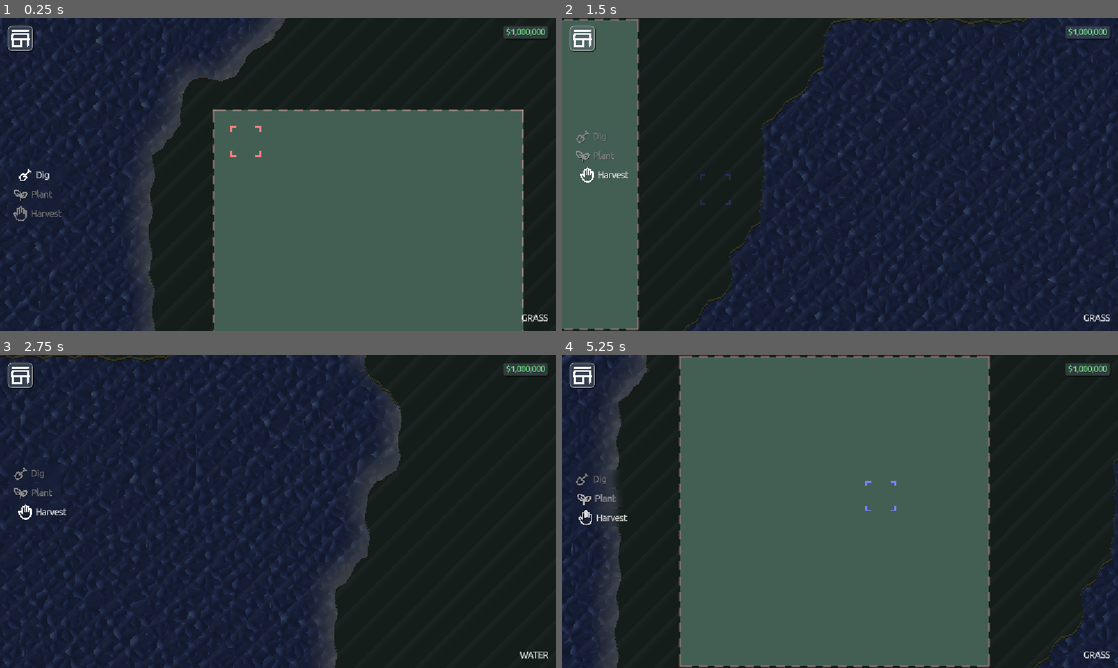
Above: before the commit, frames 1-4 (two rows, left to right).
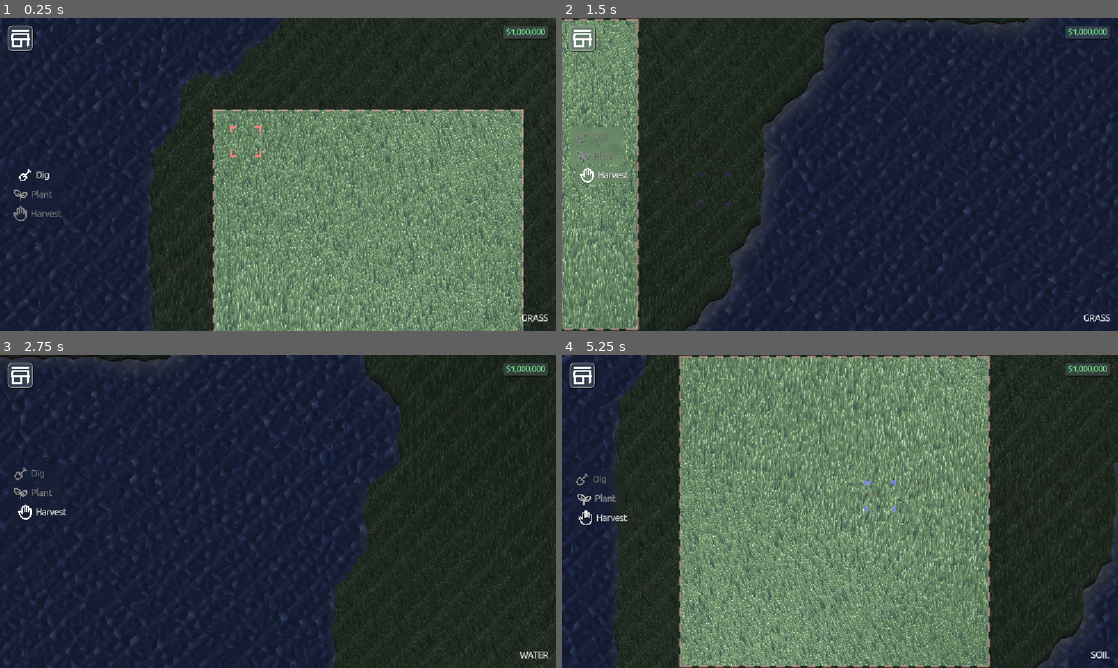
Above: after the commit, the same moments.

Repository: Glitch752/FarmAndFortune
Game: Godot game, scene res://scenes/Level.tscn
Same seed, same stepped clock (60 frames per second), same inputs: the game is played once before the commit and once after it.
Inputs (mouse positions are in pixels of both pictures, inside the frame that each line leads up to):
- Up to frame 1 (0.25 s): no input
- Up to frame 2 (1.5 s): tap Enter at 0.5 s; move the mouse to (962, 158) at 0.52 s; press the mouse at (962, 158) at 0.53 s; hold D (move_right) 0.53-1.28 s; move the mouse to (728, 190) at 1.27 s; release the mouse at (728, 190) at 1.28 s; hold - (cycle_active_backward) from 1.28 s (still down); click (728, 190) at 1.35 s
- Up to frame 3 (2.75 s): move the mouse to (333, 442) at 2.02 s; release - (cycle_active_backward) at 2.03 s; press the mouse at (333, 442) at 2.03 s; hold D (move_right) from 2.03 s (still down); tap Alt at 2.1 s
- Up to frame 4 (5.25 s): move the mouse to (812, 574) at 2.77 s; release D (move_right) at 2.78 s; release the mouse at (812, 574) at 2.78 s; hold = (cycle_active_forward) 2.78-3.53 s; tap one key every 0.75 s from 2.85 s: Shift 1 2 3; click (812, 574) at 3.05 s; move the mouse to (1006, 558) at 3.52 s; press the mouse at (1006, 558) at 3.53 s; hold A (move_left) 3.53-5.03 s; move the mouse to (673, 464) at 4.27 s; release the mouse at (673, 464) at 4.28 s; click (673, 464) at 4.55 s; move the mouse to (867, 511) at 5.02 s; press the mouse at (867, 511) at 5.03 s; hold - (cycle_active_backward) from 5.03 s (still down)

The runs differ from the first frame. In frame 1, 33% of the frame differs, in the area x 24-100%, y 0-100%; in frame 2, 13%; in frame 3, 2.7%; in frame 4, 46%, in the area x 7-100%, y 0-100%.

Commit message:
Update marching squares chunk meshes when terrain changes

Diff:
--- a/project.godot
+++ b/project.godot
@@ -76,6 +76,12 @@
 , Object(InputEventJoypadButton,"resource_local_to_scene":false,"resource_name":"","device":-1,"button_index":9,"pressure":0.0,"pressed":false,"script":null)
 ]
 }
+interact={
+"deadzone": 0.2,
+"events": [Object(InputEventMouseButton,"resource_local_to_scene":false,"resource_name":"","device":-1,"window_id":0,"alt_pressed":false,"shift_pressed":false,"ctrl_pressed":false,"meta_pressed":false,"button_mask":0,"position":Vector2(0, 0),"global_position":Vector2(0, 0),"factor":1.0,"button_index":1,"canceled":false,"pressed":false,"double_click":false,"script":null)
+, Object(InputEventJoypadButton,"resource_local_to_scene":false,"resource_name":"","device":-1,"button_index":0,"pressure":0.0,"pressed":false,"script":null)
+]
+}
 
 [rendering]
 
--- a/scenes/Chunk.tscn
+++ b/scenes/Chunk.tscn
@@ -1,12 +1,13 @@
-[gd_scene load_steps=8 format=3 uid="uid://brwdoqe1trhyn"]
+[gd_scene load_steps=15 format=3 uid="uid://brwdoqe1trhyn"]
 
 [ext_resource type="Script" uid="uid://qelv7y1ox7hi" path="res://world/chunks/chunk.gd" id="1_hq0pm"]
 [ext_resource type="Shader" uid="uid://b5yvihuuu18ex" path="res://graphics/water.gdshader" id="2_o3c2t"]
 [ext_resource type="Script" uid="uid://c1u7imhx7fpqr" path="res://world/chunks/water/water.gd" id="3_gbv6n"]
 [ext_resource type="PackedScene" uid="uid://6ef38i4nu0r2" path="res://world/chunks/GroundMesh.tscn" id="4_hq0pm"]
 [ext_resource type="PackedScene" uid="uid://big08vlywlkf0" path="res://world/chunks/outline/outline.tscn" id="4_unaa7"]
+[ext_resource type="Script" uid="uid://5ac4txrji5f3" path="res://world/chunks/ground_layer.gd" id="5_o3c2t"]
 
-[sub_resource type="ShaderMaterial" id="ShaderMaterial_hq0pm"]
+[sub_resource type="ShaderMaterial" id="ShaderMaterial_o3c2t"]
 shader = ExtResource("2_o3c2t")
 shader_parameter/WATER_BASE_COLOR = Color(0.2132, 0.2899, 0.52, 1)
 shader_parameter/UV_OFFSET = Vector2(0, 0)
@@ -14,12 +15,48 @@
 
 [sub_resource type="PlaceholderTexture2D" id="PlaceholderTexture2D_xtyve"]
 
+[sub_resource type="Resource" id="Resource_o3c2t"]
+script = ExtResource("5_o3c2t")
+color = Color(0.36078432, 0.2901961, 0.23529412, 1)
+y_offset = 0.5
+metadata/_custom_type_script = "uid://5ac4txrji5f3"
+
+[sub_resource type="Resource" id="Resource_7832n"]
+script = ExtResource("5_o3c2t")
+color = Color(0.58431375, 0.65882355, 0.41568628, 1)
+y_offset = 1.0
+metadata/_custom_type_script = "uid://5ac4txrji5f3"
+
+[sub_resource type="Resource" id="Resource_pgmgs"]
+script = ExtResource("5_o3c2t")
+color = Color(0.36078432, 0.2901961, 0.23529412, 1)
+y_offset = -0.5
+metadata/_custom_type_script = "uid://5ac4txrji5f3"
+
+[sub_resource type="Resource" id="Resource_v74x4"]
+script = ExtResource("5_o3c2t")
+color = Color(0.35686275, 0.22745098, 0.1254902, 1)
+y_offset = 1.5
+metadata/_custom_type_script = "uid://5ac4txrji5f3"
+
+[sub_resource type="Resource" id="Resource_1scgv"]
+script = ExtResource("5_o3c2t")
+color = Color(0.2627451, 0.37254903, 0.32941177, 1)
+y_offset = 0.5
+metadata/_custom_type_script = "uid://5ac4txrji5f3"
+
+[sub_resource type="Resource" id="Resource_gbv6n"]
+script = ExtResource("5_o3c2t")
+color = Color(0.1342, 0.22, 0.18568, 1)
+y_offset = 1.0
+metadata/_custom_type_script = "uid://5ac4txrji5f3"
+
 [node name="Chunk" type="Node2D"]
 script = ExtResource("1_hq0pm")
 
 [node name="Water" type="Polygon2D" parent="."]
 z_index = -100
-material = SubResource("ShaderMaterial_hq0pm")
+material = SubResource("ShaderMaterial_o3c2t")
 position = Vector2(80, 80)
 texture = SubResource("PlaceholderTexture2D_xtyve")
 polygon = PackedVector2Array(-80, -80, 80, -80, 80, 80, -80, 80)
@@ -30,6 +67,16 @@
 unique_name_in_owner = true
 
 [node name="UnderMesh" parent="Ground" instance=ExtResource("4_hq0pm")]
+terrain_types = Array[int]([0, 1, 2])
+layers = Array[ExtResource("5_o3c2t")]([SubResource("Resource_o3c2t"), SubResource("Resource_7832n"), SubResource("Resource_pgmgs"), SubResource("Resource_v74x4")])
+update_on_changes = false
+
+[node name="GrassMesh" parent="Ground" instance=ExtResource("4_hq0pm")]
+z_index = 4
+z_as_relative = false
+terrain_types = Array[int]([0, 1])
+layers = Array[ExtResource("5_o3c2t")]([SubResource("Resource_1scgv"), SubResource("Resource_gbv6n")])
 
 [node name="Outline" parent="." instance=ExtResource("4_unaa7")]
+z_index = 20
 position = Vector2(80, 80)
--- a/scripts/interaction_singleton.gd
+++ b/scripts/interaction_singleton.gd
@@ -62,3 +62,21 @@
         cycle(-1)
         get_viewport().set_input_as_handled()
         return
+
+func interact():
+    match current_interaction:
+        InteractionType.Dig:
+            dig_at_tile(highlighted_tile)
+        InteractionType.Plant:
+            plant_at_tile(highlighted_tile)
+        InteractionType.Harvest:
+            harvest_at_tile(highlighted_tile)
+
+func dig_at_tile(tile: Vector2i) -> void:
+    if MapSingleton.get_terrain_at(tile) == MapSingleton.TerrainType.GRASS:
+        MapSingleton.set_terrain_at(tile, MapSingleton.TerrainType.SOIL)
+
+func plant_at_tile(tile: Vector2i) -> void:
+    pass
+func harvest_at_tile(tile: Vector2i) -> void:
+    pass
--- a/scripts/map_chunk.gd
+++ b/scripts/map_chunk.gd
@@ -3,6 +3,10 @@
 
 var chunk_position: Vector2i = Vector2i.ZERO
 
+# Emitted when the half-tile offset chunk around this one is changed
+# (meaning either this chunk or an up/left neighbor).
+# Used to regenerate chunks' ground meshes.
+signal half_tile_changed()
 var terrain_types: PackedByteArray
 
 var _cell_geometry_cache: Dictionary[Vector2i, Array] = {}
@@ -58,11 +62,22 @@
 
     return false
 
-func _get_terrain_at(local_pos: Vector2i) -> MapSingleton.TerrainType:
+func is_tile_in_chunk(tile: Vector2i) -> bool:
+    return tile.x >= 0 and tile.x < MapSingleton.CHUNK_SIZE and tile.y >= 0 and tile.y < MapSingleton.CHUNK_SIZE
+
+func get_terrain_at(local_pos: Vector2i) -> MapSingleton.TerrainType:
     var index = local_pos.y * MapSingleton.CHUNK_SIZE + local_pos.x
     if index < 0 or index >= terrain_types.size():
         return MapSingleton.TerrainType.NONE
     return terrain_types[index] as MapSingleton.TerrainType
 
-func is_tile_in_chunk(tile: Vector2i) -> bool:
-    return tile.x >= 0 and tile.x < MapSingleton.CHUNK_SIZE and tile.y >= 0 and tile.y < MapSingleton.CHUNK_SIZE
+## Sets the terrain at the given local position and returns if it changed.
+## Doesn't emit signals.
+func set_terrain_at(local_pos: Vector2i, terrain: MapSingleton.TerrainType) -> bool:
+    var index = local_pos.y * MapSingleton.CHUNK_SIZE + local_pos.x
+    if index < 0 or index >= terrain_types.size():
+        return false
+    if terrain_types[index] == terrain:
+        return false
+    terrain_types[index] = terrain
+    return true
--- a/scripts/map_singleton.gd
+++ b/scripts/map_singleton.gd
@@ -8,6 +8,7 @@
 enum TerrainType {
     NONE,
     GRASS,
+    SOIL,
     WATER
 }
 
@@ -21,6 +22,7 @@
         floor(world_pos.y / float(CHUNK_SIZE * TILE_SIZE))
     )
     return get_chunk_at(chunk_pos)
+
 func get_terrain_at(tile_pos: Vector2i) -> TerrainType:
     var chunk_pos = Vector2i(
         floor(tile_pos.x / float(CHUNK_SIZE)),
@@ -33,13 +35,41 @@
     var chunk = get_chunk_at(chunk_pos)
     if chunk == null:
         return TerrainType.NONE
-    return chunk._get_terrain_at(local_pos)
+    return chunk.get_terrain_at(local_pos)
 func get_terrain_at_world(world_pos: Vector2) -> TerrainType:
     var tile_pos = Vector2i(
         floor(world_pos.x / float(TILE_SIZE)),
         floor(world_pos.y / float(TILE_SIZE))
     )
     return get_terrain_at(tile_pos)
+
+func set_terrain_at(tile_pos: Vector2i, terrain: TerrainType) -> void:
+    var chunk_pos = Vector2i(
+        floor(tile_pos.x / float(CHUNK_SIZE)),
+        floor(tile_pos.y / float(CHUNK_SIZE))
+    )
+    var local_pos = Vector2i(
+        tile_pos.x % CHUNK_SIZE,
+        tile_pos.y % CHUNK_SIZE
+    )
+    var chunk = get_chunk_at(chunk_pos)
+    if chunk == null:
+        return
+    if chunk.set_terrain_at(local_pos, terrain):
+        # The tile changed; update all required chunks
+        chunk.half_tile_changed.emit()
+        if local_pos.x == 0:
+            var left_chunk = get_chunk_at(chunk_pos + Vector2i(-1, 0))
+            if left_chunk != null:
+                left_chunk.half_tile_changed.emit()
+        if local_pos.y == 0:
+            var up_chunk = get_chunk_at(chunk_pos + Vector2i(0, -1))
+            if up_chunk != null:
+                up_chunk.half_tile_changed.emit()
+        if local_pos.x == 0 and local_pos.y == 0:
+            var up_left_chunk = get_chunk_at(chunk_pos + Vector2i(-1, -1))
+            if up_left_chunk != null:
+                up_left_chunk.half_tile_changed.emit()
 
 func tile_to_world_position(tile_pos: Vector2i) -> Vector2:
     return Vector2(
@@ -53,6 +83,7 @@
     )
 
 func check_grass_at_position(pos: Vector2):
+    pos = pos - Vector2.ONE * TILE_SIZE / 2.
     var chunk = get_chunk_at_world(pos)
     if chunk == null:
         return false
--- a/ui/Interaction.tscn
+++ b/ui/Interaction.tscn
@@ -4,8 +4,9 @@
 [ext_resource type="PackedScene" uid="uid://dubicjcr4ojb8" path="res://ui/InteractionHighlight.tscn" id="2_hkuyk"]
 
 [node name="Interaction" type="Node2D"]
+z_index = 10
 script = ExtResource("1_ato7f")
 
 [node name="InteractionHighlight" parent="." instance=ExtResource("2_hkuyk")]
 unique_name_in_owner = true
-z_index = 0
+z_index = 10
--- a/ui/interaction.gd
+++ b/ui/interaction.gd
@@ -31,3 +31,7 @@
 func _process(_d) -> void:
     var pos = get_viewport().get_camera_2d().get_global_mouse_position()
     highlighted_tile = MapSingleton.world_to_tile_position(pos)
+
+    if Input.is_action_pressed("interact"):
+        InteractionSingleton.interact()
+        get_viewport().set_input_as_handled()
--- a/world/chunks/GroundMesh.tscn
+++ b/world/chunks/GroundMesh.tscn
@@ -32,18 +32,3 @@
 polygon = PackedVector2Array(0, 0, 160, 0, 160, 180, 0, 180)
 script = ExtResource("1_cin2m")
 layers = Array[ExtResource("2_pgmgs")]([SubResource("Resource_v74x4"), SubResource("Resource_pgmgs"), SubResource("Resource_7832n"), SubResource("Resource_1scgv")])
-
-[node name="Dirt" type="MeshInstance2D" parent="."]
-modulate = Color(0.35686275, 0.22745098, 0.1254902, 1)
-position = Vector2(0, 1.5)
-
-[node name="Dirt2" type="MeshInstance2D" parent="."]
-modulate = Color(0.36, 0.28860003, 0.234, 1)
-position = Vector2(0, -0.5)
-
-[node name="Sand" type="MeshInstance2D" parent="."]
-modulate = Color(0.58431375, 0.65882355, 0.41568628, 1)
-position = Vector2(0, 1)
-
-[node name="Grass" type="MeshInstance2D" parent="."]
-modulate = Color(0.2627451, 0.37254903, 0.32941177, 1)
--- a/world/chunks/chunk.gd
+++ b/world/chunks/chunk.gd
@@ -16,7 +16,8 @@
 func generate() -> void:
     chunk_data = MapSingleton.get_chunk_at(chunk_position)
 
-    $%Ground/UnderMesh.init(chunk_data, chunk_position)
+    for ground_mesh in $%Ground.get_children():
+        ground_mesh.init(chunk_data, chunk_position)
 
     chunk_data.generate_grass_position_cache()
 
@@ -30,12 +31,13 @@
 func _on_camera_visibility_changed(new_visibility: bool) -> void:
     visible_to_camera = new_visibility
 
-    #if new_visibility:
-        #var grass = preload("./grass/grass.tscn").instantiate()
-        #grass.position = Vector2.ONE * (MapSingleton.TILE_SIZE * MapSingleton.CHUNK_SIZE / 2.)
-        #grass.name = "Grass"
-        #$%Ground.add_child(grass)
-    #else:
-        #var grass = $%Ground.get_node_or_null("Grass")
-        #if grass:
-            #grass.queue_free()
+    if new_visibility:
+        var grass = preload("./grass/grass.tscn").instantiate()
+        grass.position = Vector2.ONE * (MapSingleton.TILE_SIZE * MapSingleton.CHUNK_SIZE / 2.)
+        grass.name = "Grass"
+        grass.z_index = 10
+        $%Ground.add_child(grass)
+    else:
+        var grass = $%Ground.get_node_or_null("Grass")
+        if grass:
+            grass.queue_free()
--- a/world/chunks/ground_mesh.gd
+++ b/world/chunks/ground_mesh.gd
@@ -11,9 +11,12 @@
 
 var ground_mesh: ArrayMesh = null
 
+## This is a hack, but easier than manually checking if we need to update lol
+@export var update_on_changes: bool = true
+
 func _ready():
     # Add a child MeshInstance2D for each layer
-    var i = 0
+    var i = layers.size()
     for layer in layers:
         var mesh_instance = MeshInstance2D.new()
         mesh_instance.modulate = layer.color
@@ -28,10 +31,17 @@
         for child in get_children():
             child.mesh = ground_mesh
 
+    if update_on_changes:
+        chunk_data.half_tile_changed.connect(_on_terrain_changed)
+
+# Should be called before _ready.
 func init(data: MapChunk, pos: Vector2i):
     chunk_data = data
     chunk_position = pos
 
+    generate_ground_polygon()
+
+func _on_terrain_changed():
     generate_ground_polygon()
 
 ## uses marching squares to generate a ground polygon based on the terrain types of the map
@@ -39,9 +49,9 @@
     chunk_data._cell_geometry_cache.clear()
 
     var is_filled = func(pos: Vector2i):
-        return MapSingleton.get_terrain_at(
+        return terrain_types.has(MapSingleton.get_terrain_at(
             pos + chunk_position * MapSingleton.CHUNK_SIZE
-        ) == MapSingleton.TerrainType.GRASS
+        ))
 
     # 1: TL, 2: TR, 4: BR, 8: BL
     var polygon_table = {
--- a/world/chunks/outline/outline.tscn
+++ b/world/chunks/outline/outline.tscn
@@ -6,6 +6,9 @@
 [sub_resource type="ShaderMaterial" id="ShaderMaterial_o3c2t"]
 shader = ExtResource("1_15px5")
 shader_parameter/STRIPE_COLOR = Color(0.039215688, 0.039215688, 0.050980393, 1)
+shader_parameter/stripe_width = 0.08
+shader_parameter/stripe_spacing = 0.2
+shader_parameter/speed = 0.03
 
 [sub_resource type="Gradient" id="Gradient_15px5"]
 interpolation_mode = 1
@@ -20,7 +23,7 @@
 color = Color(1, 1, 1, 0)
 polygon = PackedVector2Array(-80, -80, 80, -80, 80, 80, -80, 80)
 script = ExtResource("2_ymc4b")
-outline_color = Color(0.86, 0.6272267, 0.61920005, 0.50980395)
+outline_color = Color(0.86, 0.6272267, 0.61920005, 0.7176471)
 outline_thickness = 0.35
 outline_dashed = true
 dash_length = 4.0
